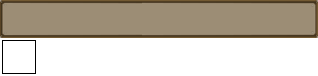
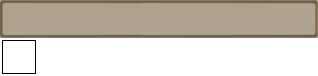
The second 318 x 76 image is a revision of the first. Changes to its layers:
"Clipboard": opacity 100% → 81%, painted on it over [0, 0, 318, 38]
renamed "frame.png" to "slots.png", painted on it over [0, 0, 318, 38]
